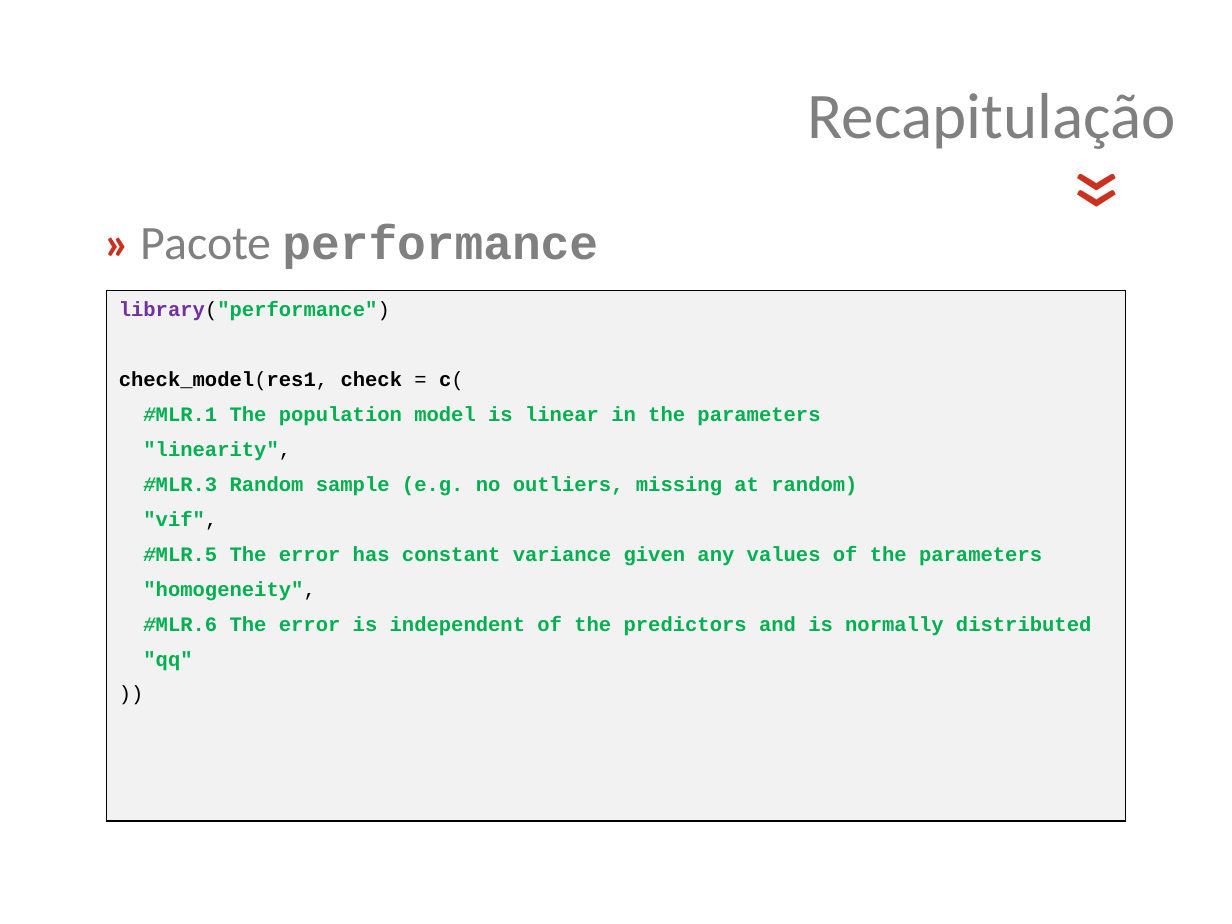
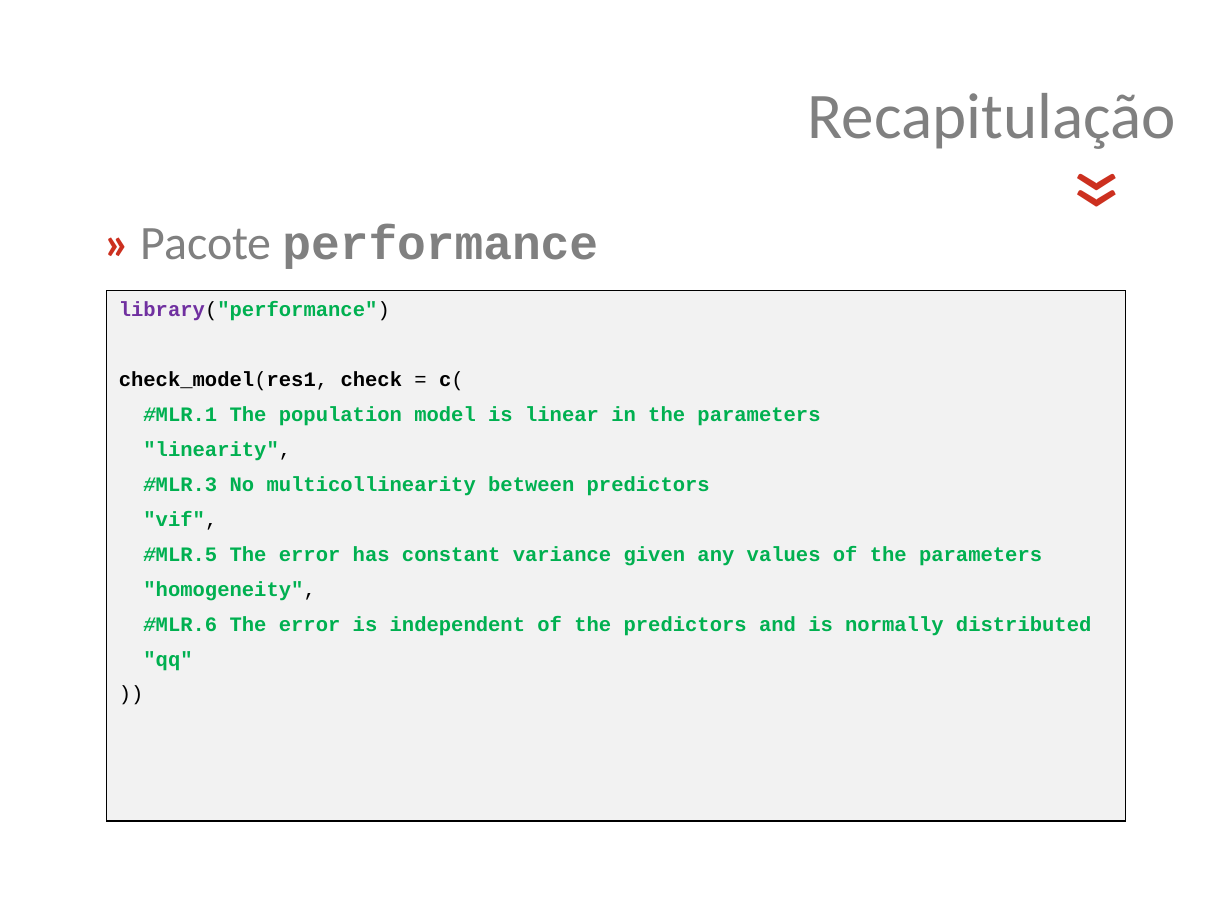
Before and after one commit to jsollari/DSR-II2024, a slide deck: slide 22 of docs/DSR-II2024_JL_slides.pptx. Drawn at 1232x924 pixels with LibreOffice and Linux fonts; fonts in the diff are those of the drawing; background and template pictures are left out. Boxes give left, top, right and bottom in pixels: in the first picture for what was removed or moved away, otherwise in the second. Text is boxed around its words. In the diff, an @@ line names an element or a change of style, - is before the commit and + after.

```diff
--- a/docs/DSR-II2024_JL_slides.pptx
+++ b/docs/DSR-II2024_JL_slides.pptx
@@ text in rectangle at [143, 476, 710, 496]: text changed @@
-#MLR.3 Random sample (e.g. no outliers, missing at random)
+#MLR.3 No multicollinearity between predictors
```
Also in this commit, not shown: 10 other slides changed, 9 slides added, 35 other files.
